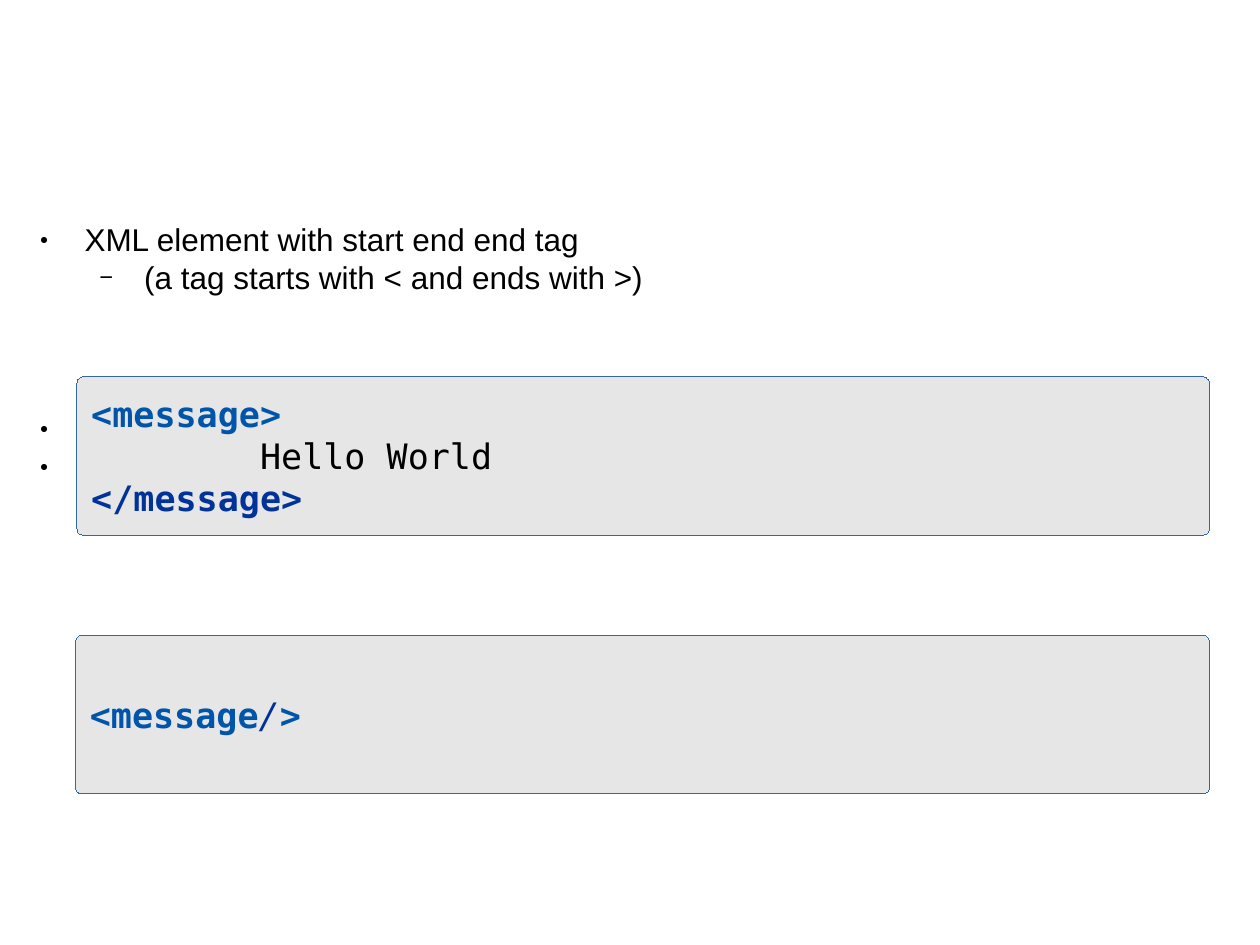
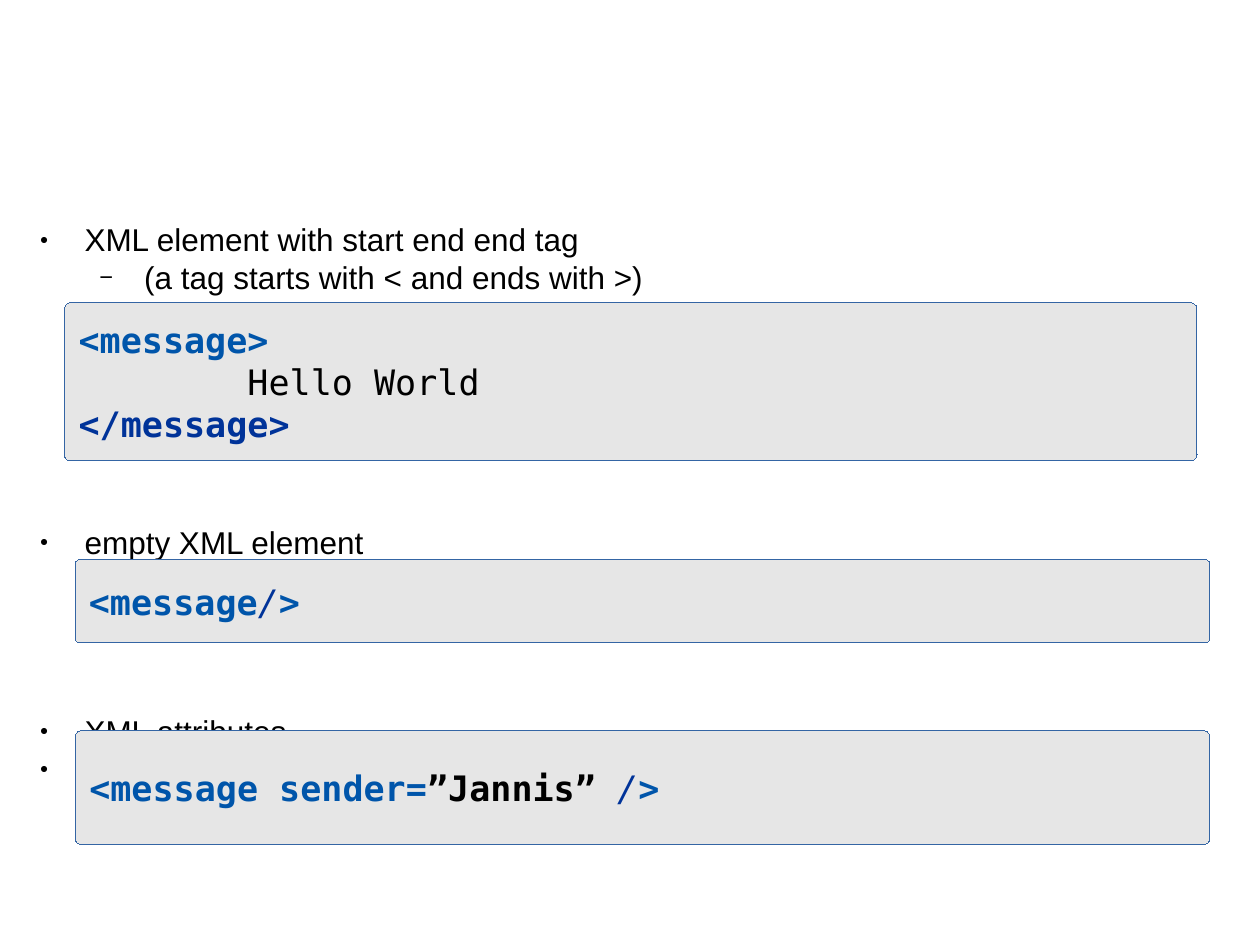
Before and after one commit to mariadost/fachkurs_bachelor, a slide deck: slide 10 of sbml_databases/sbml_and_standards.odp. Drawn at 1260x945 pixels with LibreOffice and Linux fonts; fonts in the diff are those of the drawing; background and template pictures are left out. Boxes give left, top, right and bottom in pixels: in the first picture for what was removed or moved away, otherwise in the second. Text is boxed around its words. In the diff, an @@ line names an element or a change of style, - is before the commit and + after.

```diff
--- a/sbml_databases/sbml_and_standards.odp
+++ b/sbml_databases/sbml_and_standards.odp
@@ rounded rectangle "<message> Hello World </message>": place and size @@
-rounded rectangle "<message> Hello World </message>" at bbox=[77, 377, 1210, 536]
+rounded rectangle "<message> Hello World </message>" at bbox=[64, 302, 1197, 461]
@@ rounded rectangle "<message/>": place and size @@
-rounded rectangle "<message/>" at bbox=[76, 635, 1210, 794]
+rounded rectangle "<message/>" at bbox=[76, 559, 1210, 643]
@@ rounded rectangle added at bbox=[76, 731, 1210, 844], fill #E6E6E6, outline #3465A4 0 pt, 20 pt, text #0055AA, bold @@
+<message sender=”Jannis” />
@@ text in rectangle at bbox=[85, 720, 286, 731]: paragraph added @@
+● XML attributes
```
Also in this commit, not shown: 1 other slide changed, 1 slide added.
